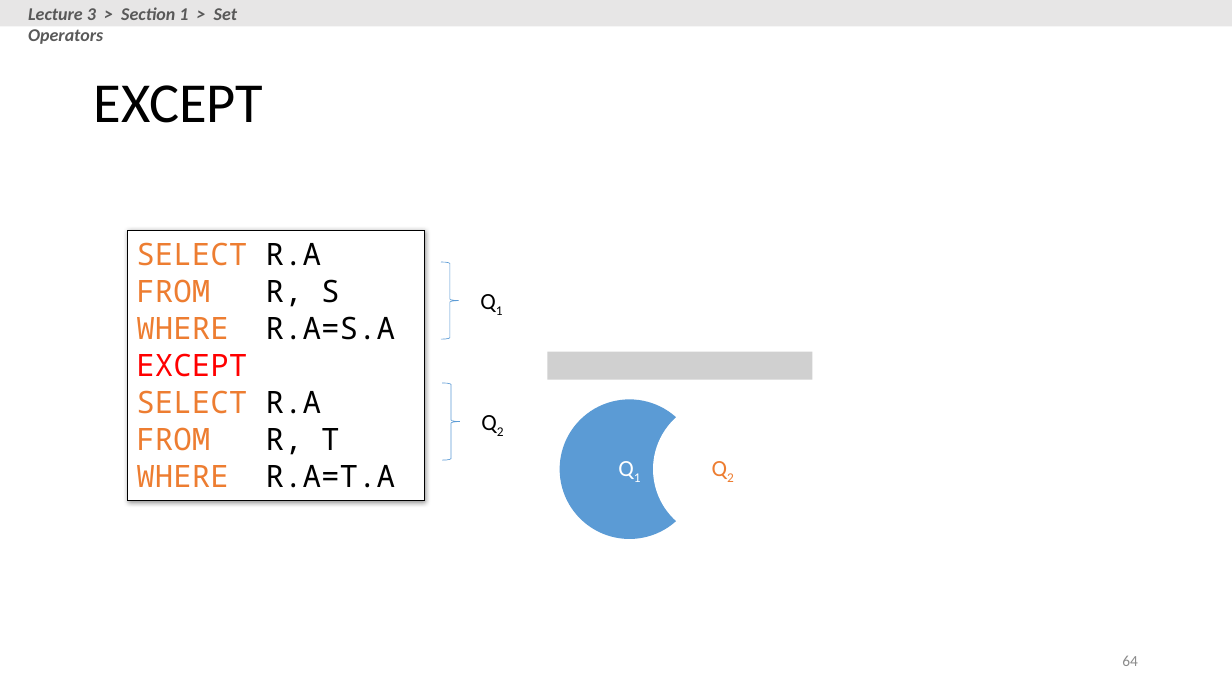
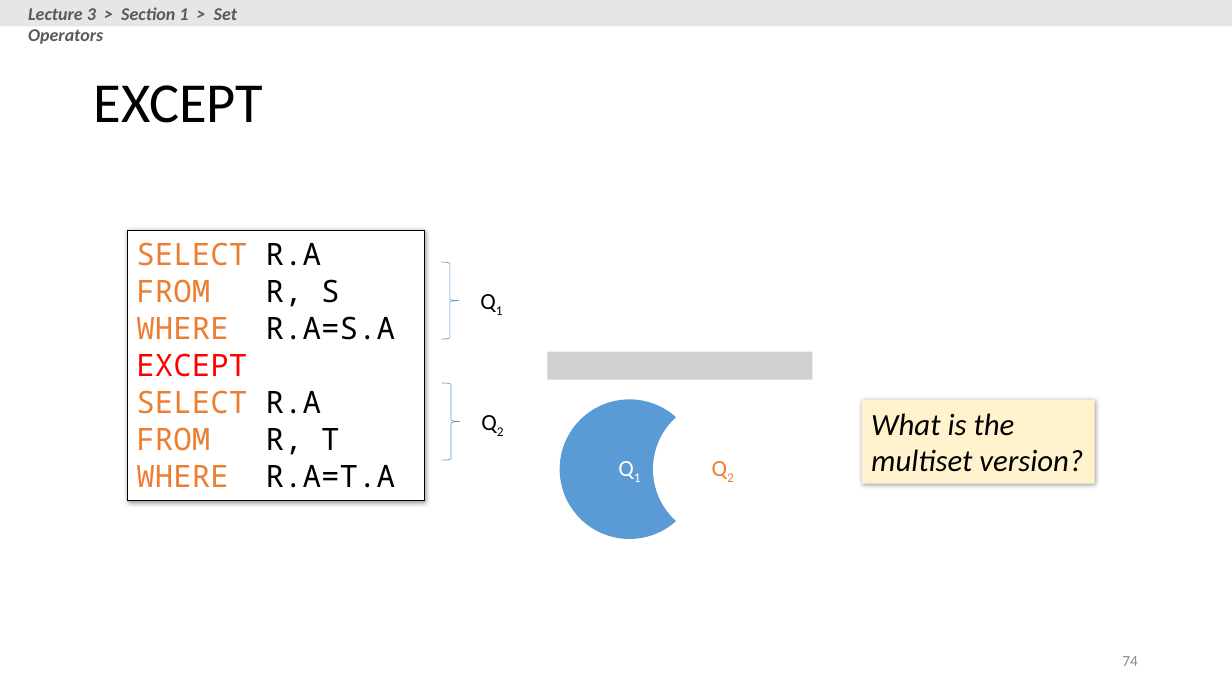
Before and after one commit to XIEQ/cs145-notebooks, a slide deck: slide 74 of lecture-2-3/Lecture_2_3_SQL.pptx (slide 64 before the commit). Drawn at 1232x693 pixels with LibreOffice and Linux fonts; fonts in the diff are those of the drawing; grey boxes stand for pictures. Boxes give left, top, right and bottom in pixels: in the first picture for what was removed or moved away, otherwise in the second. Text is boxed around its words. In the diff, an @@ line names an element or a change of style, - is before the commit and + after.

```diff
--- a/lecture-2-3/Lecture_2_3_SQL.pptx
+++ b/lecture-2-3/Lecture_2_3_SQL.pptx
@@ rectangle added at (862, 400, 1095, 484), fill #FFF2CC, 24 pt, text #000000, italic @@
+What is the multiset version?
@@ page number at (1122, 656, 1138, 666): text changed @@
-64
+74
```
Also in this commit, not shown: 4 other slides changed, 10 slides added, 9 other files.
